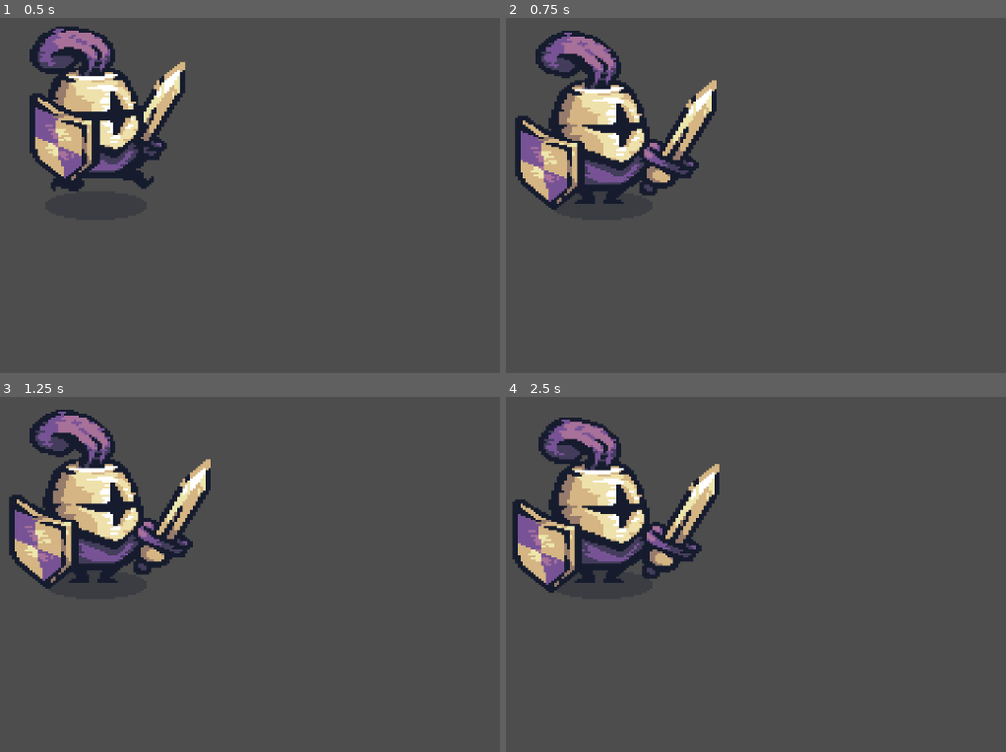
Above: before the commit, frames 1-4 (two rows, left to right).
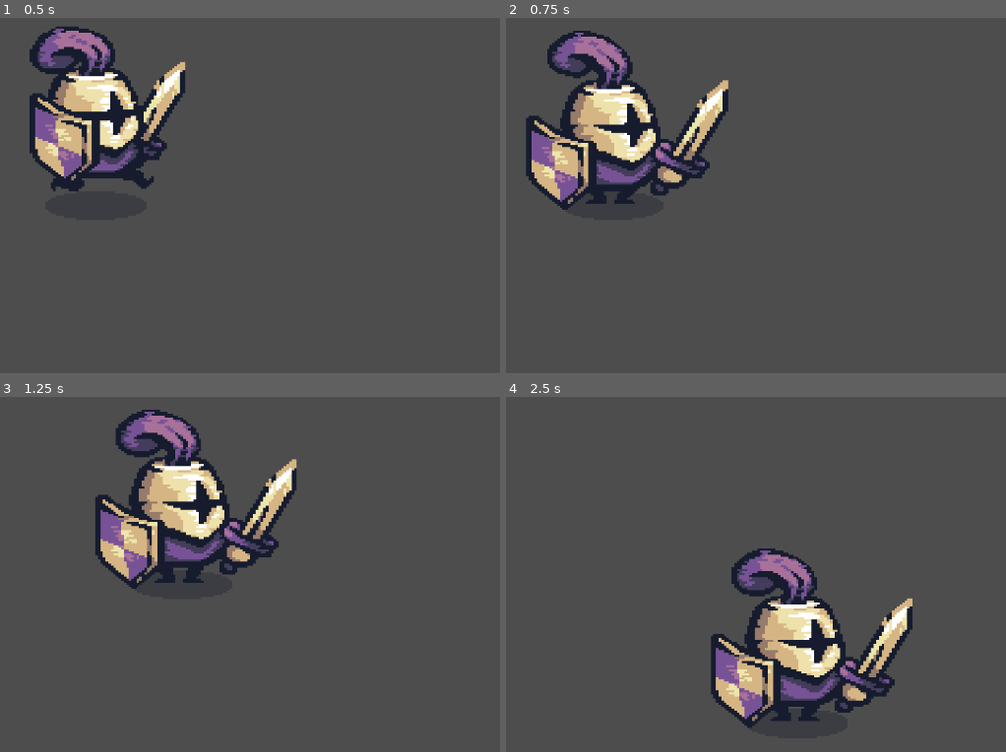
Above: after the commit, the same moments.

Repository: Tamy-dsv/Trilha_godot_new
Game: Godot game, scene res://node_2d.tscn
Same seed, same stepped clock (60 frames per second), same inputs: the game is played once before the commit and once after it. Before the commit the project has no main scene; this scene is started directly in both runs.
Inputs:
- Up to frame 1 (0.5 s): no input
- Up to frame 2 (0.75 s): tap Enter (ui_accept) at 0.5, 0.6 s; hold D (mover_direita, bound only after the commit) from 0.53 s (still down)
- Up to frame 3 (1.25 s): keep holding D (mover_direita, bound only after the commit); tap Enter (ui_accept) at 0.77, 1.07 s
- Up to frame 4 (2.5 s): release D (mover_direita, bound only after the commit) at 1.28 s; hold S (mover_baixo, bound only after the commit) 1.28-2.03 s; tap Enter (ui_accept) at 1.35, 1.52, 1.82, 2.1 s; hold D (mover_direita, bound only after the commit) from 2.03 s (still down)

Frame 1 is identical in both runs. In frame 2, 10% of the frame differs, in the area x 1-45%, y 3-55%; in frame 3, 17%; in frame 4, 21%, in the area x 1-82%, y 5-94%.

Commit message:
quita feira dia 08 de maio
criando movimentos esquerda direita
cima baixo

Diff:
--- a/medieval-warrior/player/character_body_2d.gd
+++ b/medieval-warrior/player/character_body_2d.gd
@@ -1,14 +1,28 @@
 extends CharacterBody2D
+
+@export var speed: float = 3
 
 @onready var animation_player: AnimationPlayer = $AnimationPlayer
 
 var is_running: bool = false
 
-func _process(delta: float) -> void:
-	if Input.is_action_just_pressed("ui_accept"):
-		if is_running:
-			animation_player.play("parado")
-			is_running = false
-		else:
-				animation_player.play("correr")
-				is_running = true
+#func _process(delta: float) -> void:
+	#if Input.is_action_just_pressed("ui_accept"):
+		#if is_running:
+			#animation_player.play("parado")
+			#is_running = false
+		#else:
+				#animation_player.play("correr")
+				#is_running = true
+
+
+
+
+func _physics_process(delta: float) -> void:
+	var input_vector = Input.get_vector("mover_esquerda","mover_direita","mover_cima","mover_baixo")
+	var target_velocity = input_vector * speed * 100.0
+	velocity = lerp(velocity,target_velocity, 0.05)
+	move_and_slide()
+
+	if input_vector != Vector2.ZERO:
+		animation_player.play("parado")
--- a/medieval-warrior/player/character_body_2d.tscn
+++ b/medieval-warrior/player/character_body_2d.tscn
@@ -34,6 +34,24 @@
 "values": [6]
 }
 
+[sub_resource type="Animation" id="Animation_ylu1k"]
+resource_name = "correr"
+length = 0.6
+loop_mode = 1
+step = 0.1
+tracks/0/type = "value"
+tracks/0/imported = false
+tracks/0/enabled = true
+tracks/0/path = NodePath("sprite:frame")
+tracks/0/interp = 1
+tracks/0/loop_wrap = true
+tracks/0/keys = {
+"times": PackedFloat32Array(0, 0.1, 0.2, 0.3, 0.4, 0.5),
+"transitions": PackedFloat32Array(1, 1, 1, 1, 1, 1),
+"update": 1,
+"values": [6, 7, 8, 9, 10, 11]
+}
+
 [sub_resource type="Animation" id="Animation_liy72"]
 resource_name = "parado"
 length = 0.6
@@ -50,24 +68,6 @@
 "transitions": PackedFloat32Array(1, 1, 1, 1, 1, 1),
 "update": 1,
 "values": [Vector2i(0, 0), Vector2i(1, 0), Vector2i(2, 0), Vector2i(3, 0), Vector2i(4, 0), Vector2i(5, 0)]
-}
-
-[sub_resource type="Animation" id="Animation_ylu1k"]
-resource_name = "correr"
-length = 0.6
-loop_mode = 1
-step = 0.1
-tracks/0/type = "value"
-tracks/0/imported = false
-tracks/0/enabled = true
-tracks/0/path = NodePath("sprite:frame")
-tracks/0/interp = 1
-tracks/0/loop_wrap = true
-tracks/0/keys = {
-"times": PackedFloat32Array(0, 0.1, 0.2, 0.3, 0.4, 0.5),
-"transitions": PackedFloat32Array(1, 1, 1, 1, 1, 1),
-"update": 1,
-"values": [6, 7, 8, 9, 10, 11]
 }
 
 [sub_resource type="AnimationLibrary" id="AnimationLibrary_ylu1k"]
--- a/medieval-warrior/project.godot
+++ b/medieval-warrior/project.godot
@@ -11,8 +11,32 @@
 [application]
 
 config/name="medieval warrior"
+run/main_scene="uid://chk5hjh847dd"
 config/features=PackedStringArray("4.4", "Forward Plus")
 config/icon="res://icon.svg"
+
+[input]
+
+mover_esquerda={
+"deadzone": 0.2,
+"events": [null, Object(InputEventKey,"resource_local_to_scene":false,"resource_name":"","device":0,"window_id":0,"alt_pressed":false,"shift_pressed":false,"ctrl_pressed":false,"meta_pressed":false,"pressed":false,"keycode":0,"physical_keycode":65,"key_label":0,"unicode":0,"location":0,"echo":false,"script":null)
+]
+}
+mover_direita={
+"deadzone": 0.2,
+"events": [Object(InputEventKey,"resource_local_to_scene":false,"resource_name":"","device":-1,"window_id":0,"alt_pressed":false,"shift_pressed":false,"ctrl_pressed":false,"meta_pressed":false,"pressed":false,"keycode":0,"physical_keycode":68,"key_label":0,"unicode":100,"location":0,"echo":false,"script":null)
+]
+}
+mover_cima={
+"deadzone": 0.2,
+"events": [Object(InputEventKey,"resource_local_to_scene":false,"resource_name":"","device":-1,"window_id":0,"alt_pressed":false,"shift_pressed":false,"ctrl_pressed":false,"meta_pressed":false,"pressed":false,"keycode":0,"physical_keycode":87,"key_label":0,"unicode":119,"location":0,"echo":false,"script":null)
+]
+}
+mover_baixo={
+"deadzone": 0.2,
+"events": [Object(InputEventKey,"resource_local_to_scene":false,"resource_name":"","device":-1,"window_id":0,"alt_pressed":false,"shift_pressed":false,"ctrl_pressed":false,"meta_pressed":false,"pressed":false,"keycode":0,"physical_keycode":83,"key_label":0,"unicode":115,"location":0,"echo":false,"script":null)
+]
+}
 
 [rendering]
 
